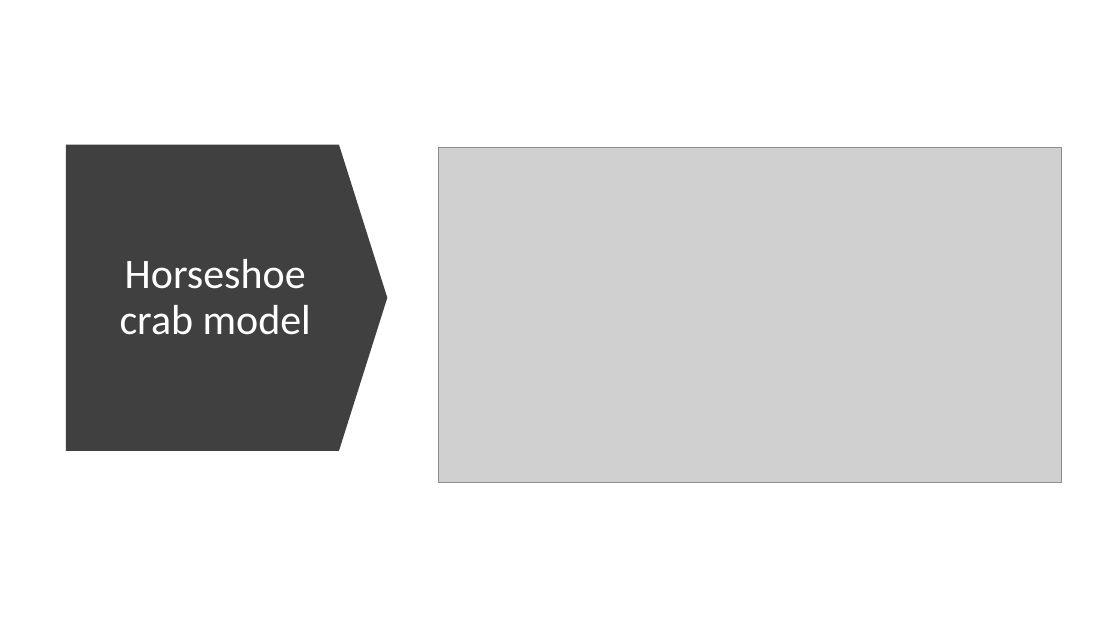
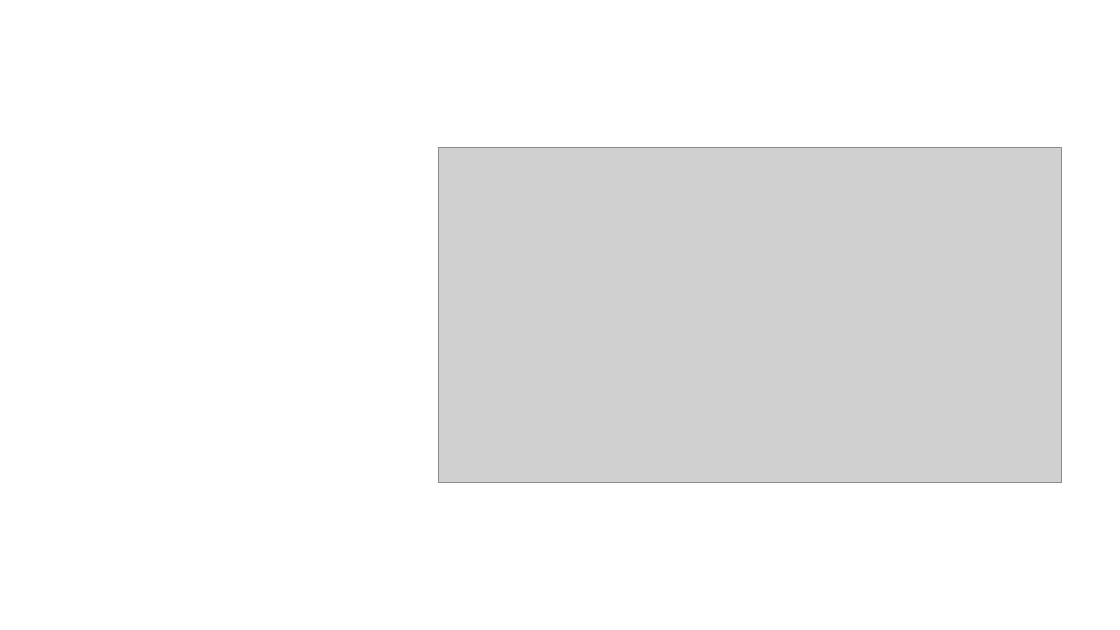
Before and after one commit to kevintshoemaker/NRES-470, a slide deck: slide 28 of REKN2.pptx (slide 27 before the commit). Drawn at 1120x630 pixels with LibreOffice and Linux fonts; fonts in the diff are those of the drawing; grey boxes stand for pictures. Boxes give left, top, right and bottom in pixels: in the first picture for what was removed or moved away, otherwise in the second. Text is boxed around its words. In the diff, an @@ line names an element or a change of style, - is before the commit and + after.

```diff
--- a/REKN2.pptx
+++ b/REKN2.pptx
@@ down arrow removed at (x1=66, y1=145, x2=388, y2=451) @@
@@ title removed at (x1=120, y1=259, x2=311, y2=335) @@
-Horseshoe crab model
```
Also in this commit, not shown: 3 other slides changed, 1 slide removed, 5 other files.
